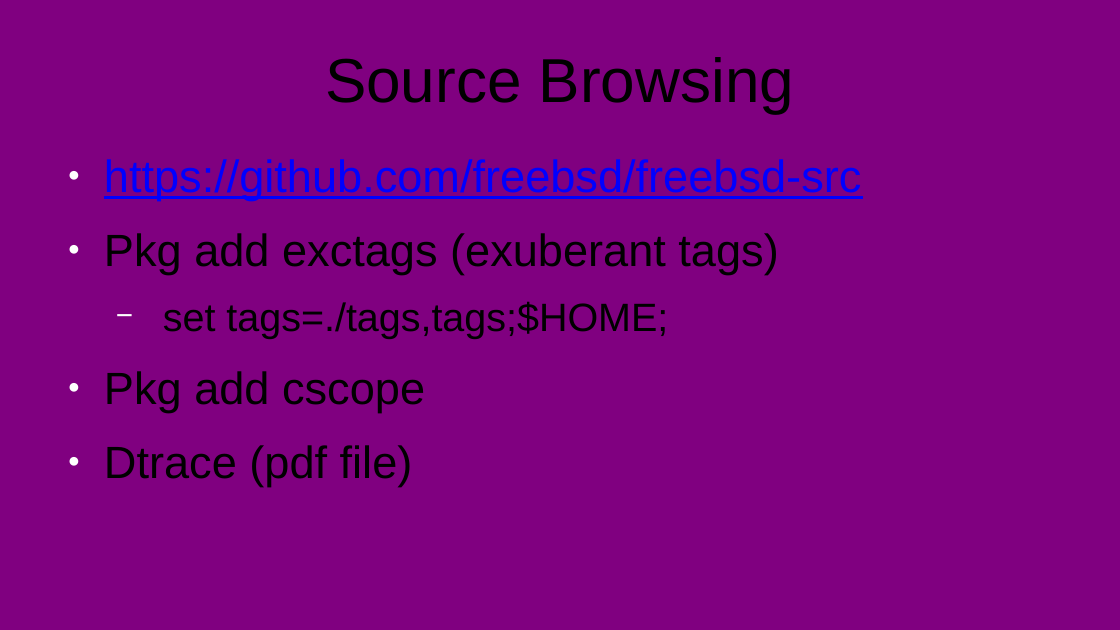
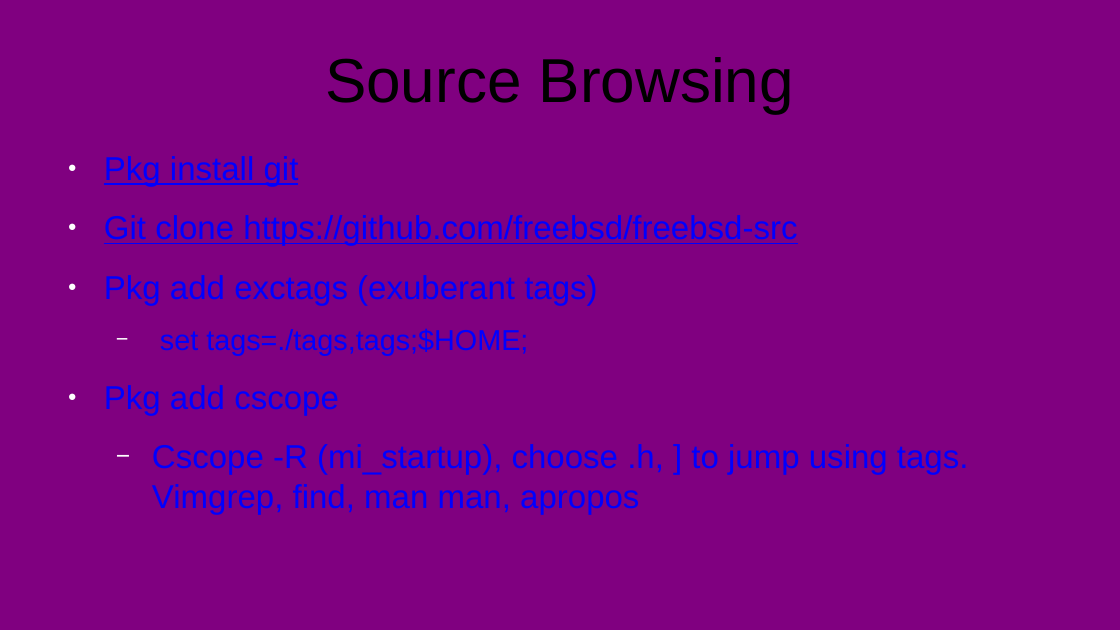
Before and after one commit to stevemac321/snippets, a slide deck: slide 10 of FreeBSD-Drop/Desktop/FreeBSD.pptx. Drawn at 1120x630 pixels with LibreOffice and Linux fonts; fonts in the diff are those of the drawing. Boxes give left, top, right and bottom in pixels: in the first picture for what was removed or moved away, otherwise in the second. Text is boxed around its words. In the diff, an @@ line names an element or a change of style, - is before the commit and + after.

Commit message:
tweaks

```diff
--- a/FreeBSD-Drop/Desktop/FreeBSD.pptx
+++ b/FreeBSD-Drop/Desktop/FreeBSD.pptx
@@ text at (x1=104, y1=156, x2=797, y2=246): text changed; size 32 to 23.4 pt @@
-● https://github.com/freebsd/freebsd-src
+● Pkg install git
+● Git clone https://github.com/freebsd/freebsd-src
@@ text at (x1=104, y1=275, x2=597, y2=416): size 32 to 23.4 pt in "Pkg add exctags (exuberant tags)", "Pkg add cscope"; text colour #000000 to #0000FF in "Pkg add exctags (exuberant tags)", "set tags=./tags,tags;$HOME;", "Pkg add cscope"; size 28 to 20.4 pt in "set tags=./tags,tags;$HOME;" @@
@@ text at (x1=152, y1=444, x2=969, y2=515): text changed; size 32 to 23.4 pt; text colour #000000 to #0000FF @@
-● Dtrace (pdf file)
+  − Cscope -R (mi_startup), choose .h, ] to jump using tags. Vimgrep, find, man man, apropos
```
Also in this commit, not shown: 3 other slides changed, 1 slide added.
